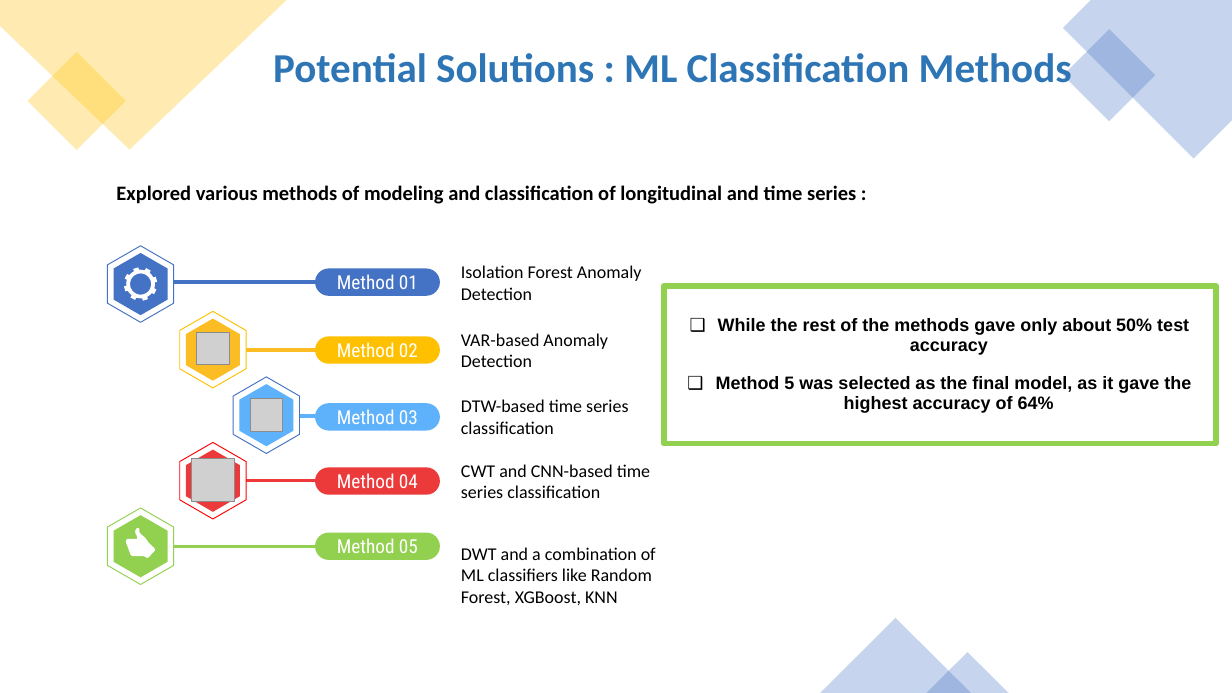
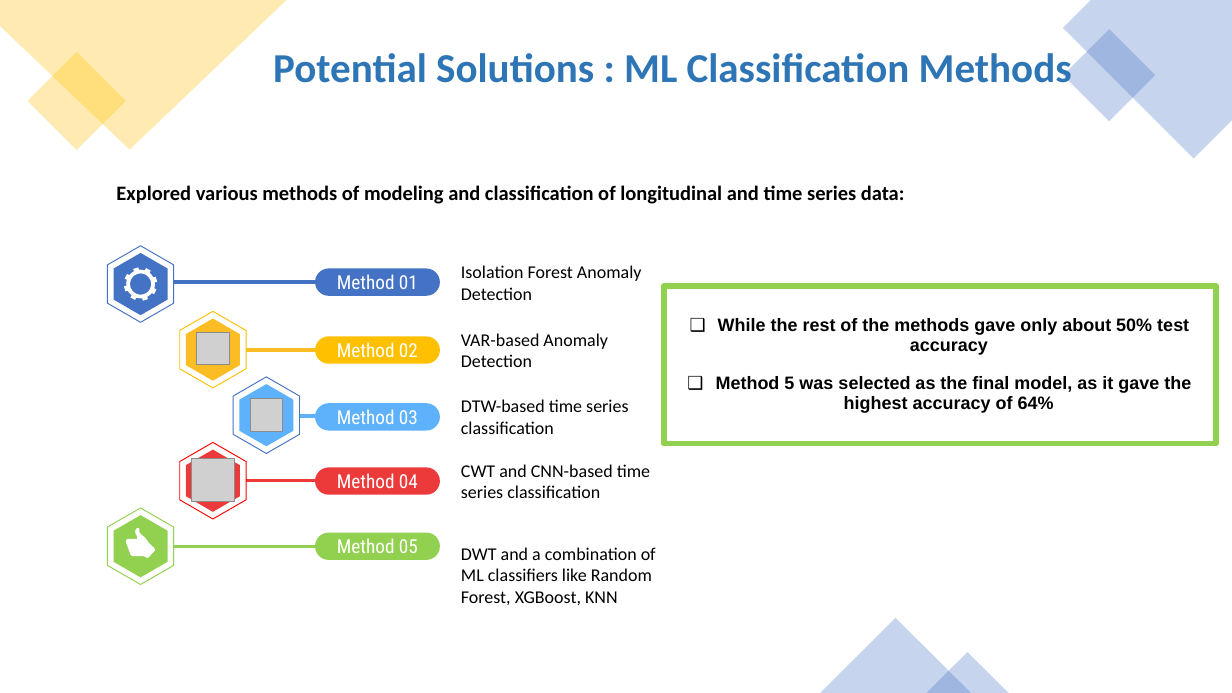
Before and after one commit to ITU-AI-ML-in-5G-Challenge/Team-DataRangers-home-network-users-experience-classification, a slide deck: slide 11 of 5gChallenge_DataRangers.pptx. Drawn at 1232x693 pixels with LibreOffice and Linux fonts; fonts in the diff are those of the drawing; grey boxes stand for pictures. Boxes give left, top, right and bottom in pixels: in the first picture for what was removed or moved away, otherwise in the second. Text is boxed around its words. In the diff, an @@ line names an element or a change of style, - is before the commit and + after.

```diff
--- a/5gChallenge_DataRangers.pptx
+++ b/5gChallenge_DataRangers.pptx
@@ text at <box>116,185,905,204</box>: text changed @@
-Explored various methods of modeling and classification of longitudinal and time series :
+Explored various methods of modeling and classification of longitudinal and time series data:
```
Also in this commit, not shown: 5 other slides changed.
